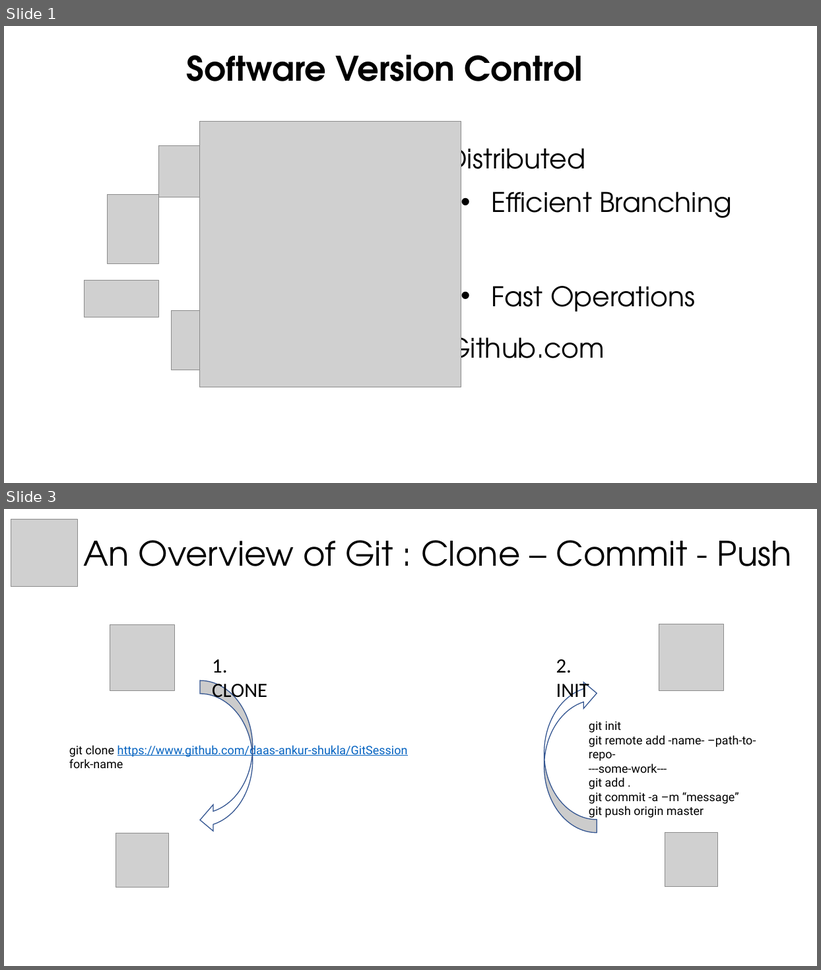
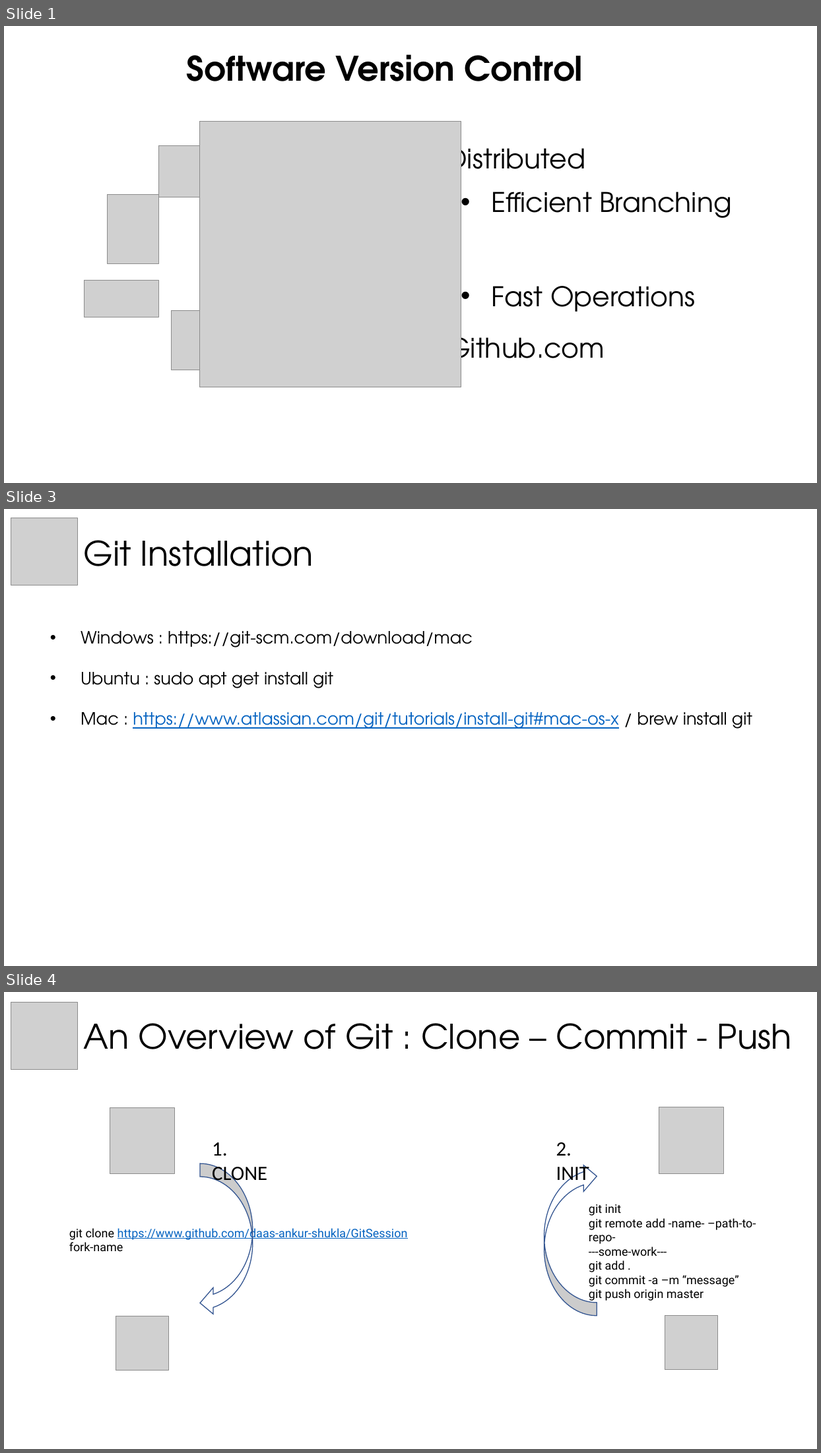
Before and after one commit to opfb21/GitSession, a slide deck: Git Session.pptx. Shown one above the other, each under a label of ours: slides 1 and 3 before the commit, slides 1, 3 and 4 after it; the slides between them are not shown. The pictures are 821x970 and 821x1453 pixels, drawn with LibreOffice and Linux fonts; fonts in the diff are those of the drawing; grey boxes stand for pictures. Boxes give left, top, right and bottom in pixels: in the first picture for what was removed or moved away, otherwise in the second. Text is boxed around its words. In the diff, an @@ line names an element or a change of style, - is before the commit and + after.

Commit message:
ppt

```diff
--- a/Git Session.pptx
+++ b/Git Session.pptx
@@ slide 3 added at (x1=4, y1=509, x2=817, y2=966), background #FFFFFF @@
@@ picture added at (x1=11, y1=518, x2=77, y2=586) @@
@@ text added at (x1=83, y1=540, x2=314, y2=566), 40 pt, text #000000 @@
+Git Installation
@@ text added at (x1=81, y1=631, x2=752, y2=729), 20 pt, text #000000 @@
+• Windows : https://git-scm.com/download/mac
+• Ubuntu : sudo apt get install git
+• Mac : https://www.atlassian.com/git/tutorials/install-git#mac-os-x / brew install git
@@ what was slide 3 is now slide 4 @@
```
Also in this commit, not shown: 1 slide changed.
